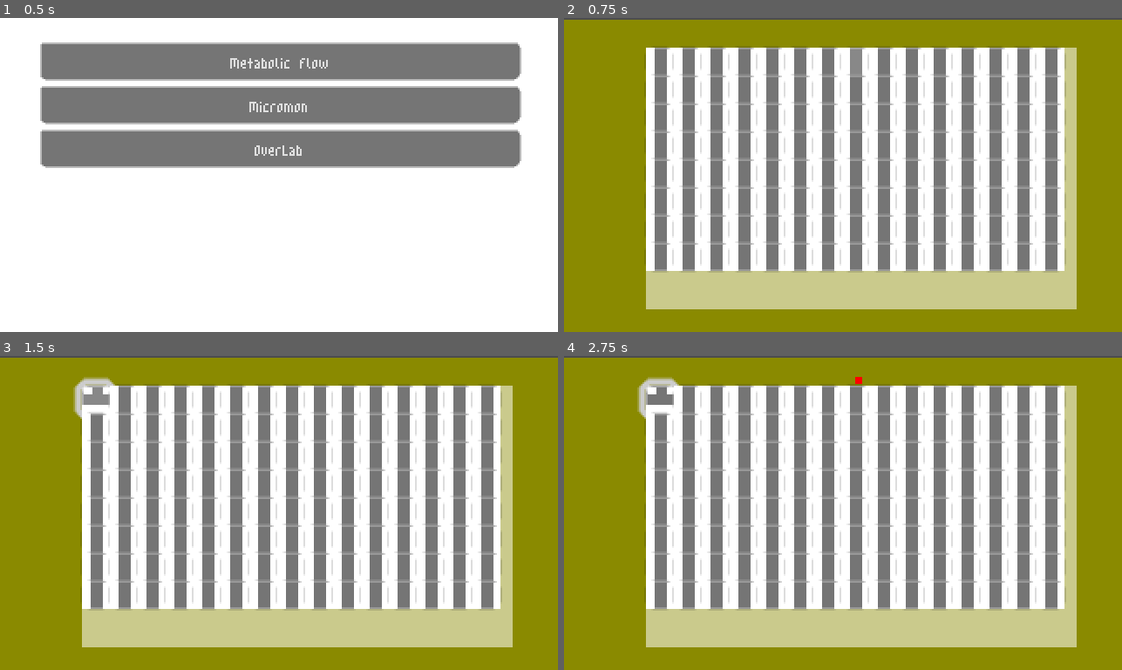
Above: before the commit, frames 1-4 (two rows, left to right).
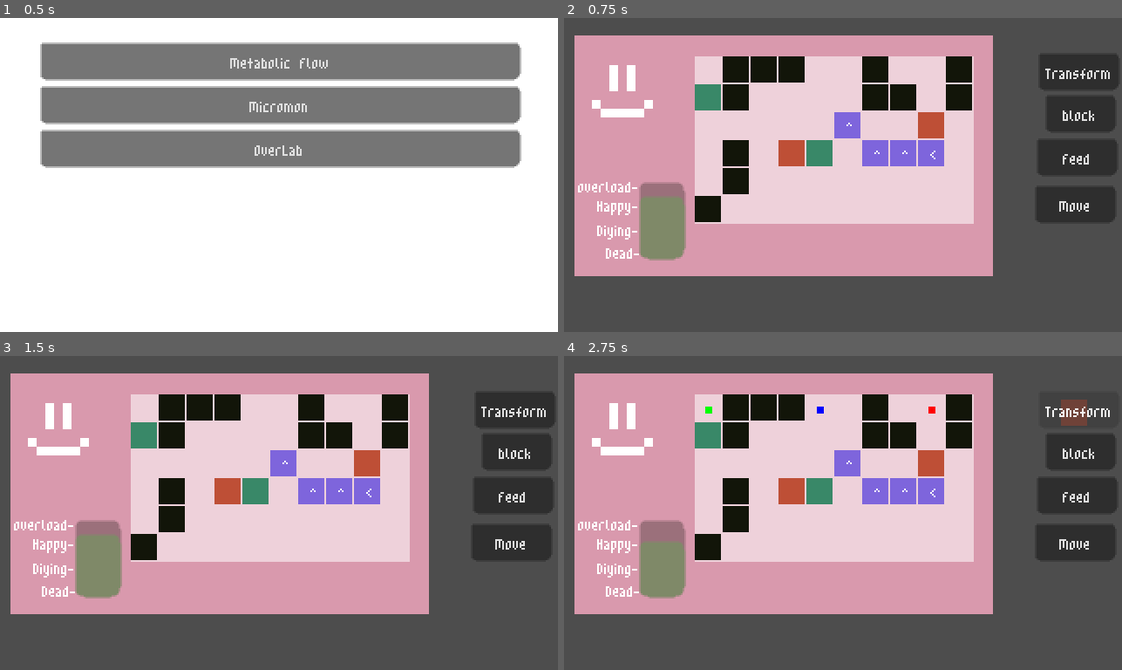
Above: after the commit, the same moments.

Repository: icvara/GERF_videogame
Game: Godot game, scene res://start_menu.tscn
The game is run twice, just before and just after one commit, with the same random seed, the same clock (stepped at 60 frames per second) and the same inputs.
Inputs (mouse positions are in pixels of both pictures, inside the frame that each line leads up to):
- Up to frame 1 (0.5 s): no input
- Up to frame 2 (0.75 s): click "Metabolic Flow" at 0.5 s
- Up to frame 3 (1.5 s): click (94, 399) at 1.27 s
- Up to frame 4 (2.75 s): click (1077, 409) at 2 s, where only the run after the commit has a clickable "Transform"

Frame 1 is identical in both runs. In frame 2, 98% of the frame differs, in the area x 0-100%, y 0-100%; in frame 3, 98%; in frame 4, 98%.

Commit message:
improve metaboflow

Diff:
--- /dev/null
+++ b/MetFlow/Transform_flowtile.gd
@@ -0,0 +1,18 @@
+extends FlowTile
+
+
+func doaction(body):
+	if body.get_node("ColorRect").color == Color(1,0,0):
+		body.get_node("ColorRect").color = Color(0,1,0)
+		#print("transform")
+
+
+func _on_area_2d_body_entered(body: Node2D) -> void:
+	if body.is_in_group("food"):
+		doaction(body)
+	pass
+	#doaction(body)
+
+
+func _on_area_2d_body_exited(body: Node2D) -> void:
+	pass
--- /dev/null
+++ b/MetFlow/block_flow_tile.tscn
@@ -0,0 +1,32 @@
+[gd_scene load_steps=4 format=3 uid="uid://p3gccj4dcn28"]
+
+[ext_resource type="Script" uid="uid://ik7f55t3ujjb" path="res://MetFlow/block_flowtile.gd" id="1_5rf54"]
+
+[sub_resource type="RectangleShape2D" id="RectangleShape2D_tibqa"]
+size = Vector2(16, 16)
+
+[sub_resource type="RectangleShape2D" id="RectangleShape2D_ciur1"]
+size = Vector2(16, 16)
+
+[node name="block_FlowTile" type="Node2D"]
+script = ExtResource("1_5rf54")
+
+[node name="ColorRect" type="ColorRect" parent="."]
+offset_right = 15.0
+offset_bottom = 15.0
+color = Color(0.0714475, 0.083246, 0.0365092, 1)
+
+[node name="Area2D" type="Area2D" parent="."]
+
+[node name="CollisionShape2D" type="CollisionShape2D" parent="Area2D"]
+position = Vector2(8, 8)
+shape = SubResource("RectangleShape2D_tibqa")
+
+[node name="StaticBody2D" type="StaticBody2D" parent="."]
+
+[node name="CollisionShape2D" type="CollisionShape2D" parent="StaticBody2D"]
+position = Vector2(8, 8)
+shape = SubResource("RectangleShape2D_ciur1")
+
+[connection signal="body_entered" from="Area2D" to="." method="_on_area_2d_body_entered"]
+[connection signal="body_exited" from="Area2D" to="." method="_on_area_2d_body_exited"]
--- /dev/null
+++ b/MetFlow/block_flowtile.gd
@@ -0,0 +1,16 @@
+extends FlowTile
+
+
+
+func doaction(body):
+	pass
+
+
+
+func _on_area_2d_body_entered(body: Node2D) -> void:
+	pass
+	#doaction(body)
+
+
+func _on_area_2d_body_exited(body: Node2D) -> void:
+	pass
--- /dev/null
+++ b/MetFlow/feed_flow_tile.tscn
@@ -0,0 +1,34 @@
+[gd_scene load_steps=4 format=3 uid="uid://5bw6fpqi2m8u"]
+
+[ext_resource type="Script" uid="uid://gw42qhvc86sw" path="res://MetFlow/feed_flowtile.gd" id="1_1dt8b"]
+
+[sub_resource type="RectangleShape2D" id="RectangleShape2D_tibqa"]
+size = Vector2(16, 16)
+
+[sub_resource type="RectangleShape2D" id="RectangleShape2D_ciur1"]
+size = Vector2(16, 16)
+
+[node name="feed_FlowTile" type="Node2D"]
+script = ExtResource("1_1dt8b")
+
+[node name="ColorRect" type="ColorRect" parent="."]
+offset_right = 15.0
+offset_bottom = 15.0
+color = Color(0.224563, 0.53402, 0.408523, 1)
+
+[node name="Area2D" type="Area2D" parent="."]
+
+[node name="CollisionShape2D" type="CollisionShape2D" parent="Area2D"]
+position = Vector2(8, 8)
+shape = SubResource("RectangleShape2D_tibqa")
+
+[node name="StaticBody2D" type="StaticBody2D" parent="."]
+collision_layer = 0
+collision_mask = 0
+
+[node name="CollisionShape2D" type="CollisionShape2D" parent="StaticBody2D"]
+position = Vector2(8, 8)
+shape = SubResource("RectangleShape2D_ciur1")
+
+[connection signal="body_entered" from="Area2D" to="." method="_on_area_2d_body_entered"]
+[connection signal="body_exited" from="Area2D" to="." method="_on_area_2d_body_exited"]
--- /dev/null
+++ b/MetFlow/feed_flowtile.gd
@@ -0,0 +1,22 @@
+extends FlowTile
+
+
+
+
+func doaction(body):
+	if body.get_node("ColorRect").color == Color(0,1,0):
+		get_parent().get_parent().get_node("HealthBar").value += 5
+		body.get_node("ColorRect").color = Color(0,0,0)
+		#print("miam")
+
+
+
+func _on_area_2d_body_entered(body: Node2D) -> void:
+	if body.is_in_group("food"):
+		doaction(body)
+	pass
+	#doaction(body)
+
+
+func _on_area_2d_body_exited(body: Node2D) -> void:
+	pass
--- a/MetFlow/flowtile.gd
+++ b/MetFlow/flowtile.gd
@@ -2,32 +2,67 @@
 class_name FlowTile
 
 var col = Color(1,0,0)
+var size = Vector2(16,16)
 
-enum ShapeType {Line, T, Split}
+
+var isDragged = false
+
+
+
+'enum ShapeType {Line, T, Split}
 var number_of_shape = 3
 var ismoving = false
 var clicked = false
-var current_shape = ShapeType.Line
+var current_shape = ShapeType.Line'
 
 # Called when the node enters the scene tree for the first time.
 func _ready():
-	shape_activation(true)
+	pass
+	#$ColorRect.color = Color(randf_range(0,1),0,0)
+	grid_snatch()
+
+	#shape_activation(true)
 
 
 
 # Called every frame. 'delta' is the elapsed time since the previous frame.
 func _process(delta):
-	if ismoving:
-		position =  get_global_mouse_position() # - get_parent().get_parent().position
+	if isDragged:
+		position =  get_global_mouse_position() - get_parent().position - size
+
+
+
+func _input(event):
+	if !isDragged:
+		if event is InputEventMouseButton and event.button_index == MOUSE_BUTTON_LEFT:
+			if event.pressed:
+
+				if Rect2($Area2D.global_position, size).has_point(event.position):
+					isDragged = true
+					$ColorRect.color[3] = .8
+
+	else:
+		if event is InputEventMouseButton and event.button_index == MOUSE_BUTTON_LEFT:
+			if event.pressed:
+				isDragged = false
+				grid_snatch()
+				$ColorRect.color[3] = 1
+
+	if event is InputEventMouseButton and event.button_index == MOUSE_BUTTON_RIGHT:
+			if event.pressed:
+				if Rect2($Area2D.global_position, size).has_point(event.position):
+
+					do_mouse_action()
+
+
+func grid_snatch():
+	var center = position+size/2
+	position = Vector2(int(center.x/size.x),int(center.y/size.y)) * size
 
 
 
 
-
-
-
-
-func get_current_shape():
+'func get_current_shape():
 	var shape = $Shape.get_node(str(current_shape))
 	return shape
 
@@ -56,4 +91,13 @@
 
 		if event is InputEventMouseButton and event.button_index == MOUSE_BUTTON_RIGHT:
 			if event.pressed:
-				get_current_shape().rotation += deg_to_rad(90)
+				get_current_shape().rotation += deg_to_rad(90)'
+
+
+
+func doaction(body):
+	print("need to define")
+
+
+func do_mouse_action():
+	print("here")
--- a/MetFlow/fluid.tscn
+++ b/MetFlow/fluid.tscn
@@ -3,7 +3,11 @@
 [sub_resource type="CircleShape2D" id="CircleShape2D_d4gg5"]
 radius = 2.0
 
-[node name="Fluid" type="RigidBody2D"]
+[node name="Fluid" type="RigidBody2D" groups=["food"]]
+mass = 0.1
+gravity_scale = 0.1
+lock_rotation = true
+linear_damp = 0.3
 
 [node name="ColorRect" type="ColorRect" parent="."]
 offset_right = 4.0
@@ -11,5 +15,5 @@
 color = Color(0, 0, 1, 1)
 
 [node name="CollisionShape2D" type="CollisionShape2D" parent="."]
-position = Vector2(4, 4)
+position = Vector2(2, 2)
 shape = SubResource("CircleShape2D_d4gg5")
--- a/MetFlow/main_metflow.gd
+++ b/MetFlow/main_metflow.gd
@@ -1,48 +1,131 @@
 extends Node2D
 
-@export var newtile: PackedScene
+@export var transform_tile: PackedScene
+@export var feed_tile: PackedScene
+@export var block_tile: PackedScene
+@export var move_tile: PackedScene
+
 @export var newfluid: PackedScene
 
-var cell_flow_size = Vector2(240,124)#$Yeast/flowarea.
+var cell_flow_size = Vector2(160,96)#$Yeast/flowarea.
+var flow_tile_size = Vector2(16,16) #need to match the value in tile scene + script
+
+var flowgrid = [[]] # 2D matrix
 
 # Called when the node enters the scene tree for the first time.
 func _ready():
-	fill_the_cell()
+	init_grid()
+	#fill_the_cell()
 
 
 # Called every frame. 'delta' is the elapsed time since the previous frame.
 func _process(delta):
-	pass
+	change_cell_face()
+
+
+func init_grid():
+	var grid_width = cell_flow_size.x / flow_tile_size.x
+	var grid_height = cell_flow_size.y / flow_tile_size.y
+	for i in grid_width:
+		flowgrid.append([])
+		for j in grid_height:
+			flowgrid[i].append(0)
+			#spawn_tile(Vector2(i,j),0)
+
+
+'func fill_the_cell():
+	var n_tile = cell_flow_size/16/2
+	for i in n_tile.x:
+		for j in n_tile.y:
+			var nt = newtile.instantiate()
+			nt.position = Vector2(i*16*2,j*16*2)
+			#if randi_range(0, 1) == 1:
+				#nt.get_node("StaticBody2D").rotation= deg_to_rad(180)
+			$Yeast/flowarea.add_child(nt)'
+
+func spawn_food(pos, col):
 
 
 
+	var nf = newfluid.instantiate()
+	nf.global_position = pos - $Yeast.position - $Yeast/flowarea.position - Vector2(2,2)
+	nf.get_node("ColorRect").color = col
+	$Yeast/flowarea.add_child(nf)
 
-
-func fill_the_cell():
-	var n_tile = cell_flow_size/8/2
-	for i in n_tile.x:
-		for j in n_tile.y:
-			var nt = newtile.instantiate()
-			nt.position = Vector2(i*8*2,j*8*2)
-			#if randi_range(0, 1) == 1:
-				#nt.get_node("StaticBody2D").rotation= deg_to_rad(180)
-			$Yeast/flowarea.add_child(nt)
-
+func spawn_tile(pos,type):
+	var nt
+	if type == 0:
+		nt = transform_tile.instantiate()
+	if type == 1:
+		nt = feed_tile.instantiate()
+	if type == 2:
+		nt = block_tile.instantiate()
+	if type == 3:
+		nt = move_tile.instantiate()
+	if nt:
+		nt.position = pos * flow_tile_size
+		nt.isDragged = true
+		$Yeast/flowarea.add_child(nt)
 
 func _on_timer_timeout():
+
 	var nf = newfluid.instantiate()
-	nf.position = Vector2(150,-50)
-
+	nf.position = Vector2(5*16-10,-50)
 	$Yeast/flowarea.add_child(nf)
 
 	nf = newfluid.instantiate()
-	nf.position = Vector2(120,-50)
+	nf.position = Vector2(160-10-16,-50)
 	nf.get_node("ColorRect").color = Color(1,0,0)
 	$Yeast/flowarea.add_child(nf)
 
-#func _input(event):
+
+	nf = newfluid.instantiate()
+	nf.position = Vector2(6,-50)
+	nf.get_node("ColorRect").color = Color(0,1,0)
+	$Yeast/flowarea.add_child(nf)
+
+	$Yeast/HealthBar.value = clamp($Yeast/HealthBar.value - 5 ,0,100)
+
+func change_cell_face():
+	if $Yeast/HealthBar.value >= 100:
+		$Yeast/yeastFace.text = ": 0"
+	elif $Yeast/HealthBar.value >= 50 and $Yeast/HealthBar.value  < 100:
+		$Yeast/yeastFace.text = "=)"
+	elif $Yeast/HealthBar.value < 50 and $Yeast/HealthBar.value > 0:
+		$Yeast/yeastFace.text = "=("
+	elif $Yeast/HealthBar.value <= 0:
+		$Yeast/yeastFace.text = "X ("
+
+func _input(event):
+		if event is InputEventMouseButton and event.button_index == MOUSE_BUTTON_LEFT:
+			if event.pressed:
+				pass
+				#$Yeast/HealthBar.value -= 20
+				#spawn_food(event.position, Color(0,1,0))
+
+
+		if event is InputEventMouseButton and event.button_index == MOUSE_BUTTON_RIGHT:
+			if event.pressed:
+				#$Yeast/HealthBar.value -= 20
+				pass
+
+
 	 ## Mouse in viewport coordinates
 	#if event is InputEventMouseButton:
 		#print("Mouse Click/Unclick at: ", event.position)
 	#elif event is InputEventMouseMotion:
 		#print("Mouse Motion at: ", event.position)
+
+
+func _on__pressed() -> void:
+	spawn_tile(Vector2(11,0),0)
+
+func _on_1_pressed() -> void:
+	spawn_tile(Vector2(11,3),1)
+
+func _on_2_pressed() -> void:
+	spawn_tile(Vector2(11,1),2)
+
+
+func _on_4_pressed() -> void:
+	spawn_tile(Vector2(11,4),3)
--- a/MetFlow/main_metflow.tscn
+++ b/MetFlow/main_metflow.tscn
@@ -1,37 +1,215 @@
-[gd_scene load_steps=5 format=3 uid="uid://rcp0n6kg1610"]
+[gd_scene load_steps=8 format=3 uid="uid://rcp0n6kg1610"]
 
 [ext_resource type="Script" uid="uid://0tamjolx6kqq" path="res://MetFlow/main_metflow.gd" id="1_fqjca"]
-[ext_resource type="PackedScene" uid="uid://rxm1sdbnigii" path="res://MetFlow/flow_tile_T.tscn" id="2_4xt6e"]
 [ext_resource type="PackedScene" uid="uid://x4xdfye0hc4s" path="res://MetFlow/fluid.tscn" id="3_cyd7a"]
+[ext_resource type="PackedScene" uid="uid://5bw6fpqi2m8u" path="res://MetFlow/feed_flow_tile.tscn" id="3_tpab7"]
 [ext_resource type="PackedScene" uid="uid://ccwr8m4wr2mn" path="res://pause_menu.tscn" id="4_7sfbf"]
+[ext_resource type="PackedScene" uid="uid://p3gccj4dcn28" path="res://MetFlow/block_flow_tile.tscn" id="4_pqp5e"]
+[ext_resource type="PackedScene" uid="uid://c4tm1468skyos" path="res://MetFlow/transform_flow_tile.tscn" id="4_tpab7"]
+[ext_resource type="PackedScene" uid="uid://401sbydwek7h" path="res://MetFlow/move_flow_tile.tscn" id="5_0v24g"]
 
 [node name="MainMetflow" type="Node2D"]
 script = ExtResource("1_fqjca")
-newtile = ExtResource("2_4xt6e")
+transform_tile = ExtResource("4_tpab7")
+feed_tile = ExtResource("3_tpab7")
+block_tile = ExtResource("4_pqp5e")
+move_tile = ExtResource("5_0v24g")
 newfluid = ExtResource("3_cyd7a")
 
 [node name="Yeast" type="ColorRect" parent="."]
-offset_top = 1.0
-offset_right = 322.0
-offset_bottom = 182.0
-color = Color(0.541176, 0.541176, 0, 1)
+offset_left = 6.0
+offset_top = 10.0
+offset_right = 246.0
+offset_bottom = 148.0
+color = Color(0.852482, 0.600997, 0.678682, 1)
 
 [node name="flowarea" type="ColorRect" parent="Yeast"]
-layout_mode = 0
-offset_left = 47.0
-offset_top = 16.0
-offset_right = 294.0
-offset_bottom = 166.0
+layout_mode = 1
+anchors_preset = -1
+anchor_left = 0.287
+anchor_top = 0.087
+anchor_right = 0.287
+anchor_bottom = 0.087
+offset_left = 0.120003
+offset_top = -0.00600052
+offset_right = 160.12
+offset_bottom = 95.994
 color = Color(1, 1, 1, 0.54902)
+
+[node name="move_FlowTile" parent="Yeast/flowarea" instance=ExtResource("5_0v24g")]
+position = Vector2(125, 50)
+dir_index = 2
+
+[node name="move_FlowTile2" parent="Yeast/flowarea" instance=ExtResource("5_0v24g")]
+position = Vector2(108, 51)
+dir_index = 3
+
+[node name="move_FlowTile3" parent="Yeast/flowarea" instance=ExtResource("5_0v24g")]
+position = Vector2(90, 50)
+dir_index = 3
+
+[node name="move_FlowTile4" parent="Yeast/flowarea" instance=ExtResource("5_0v24g")]
+position = Vector2(79, 39)
+dir_index = 3
+
+[node name="feed_FlowTile" parent="Yeast/flowarea" instance=ExtResource("3_tpab7")]
+position = Vector2(-1, 21)
+
+[node name="feed_FlowTile2" parent="Yeast/flowarea" instance=ExtResource("3_tpab7")]
+position = Vector2(61, 43)
+
+[node name="block_FlowTile" parent="Yeast/flowarea" instance=ExtResource("4_pqp5e")]
+position = Vector2(18, 0)
+
+[node name="block_FlowTile8" parent="Yeast/flowarea" instance=ExtResource("4_pqp5e")]
+position = Vector2(18, 19)
+
+[node name="block_FlowTile9" parent="Yeast/flowarea" instance=ExtResource("4_pqp5e")]
+position = Vector2(21, 41)
+
+[node name="block_FlowTile11" parent="Yeast/flowarea" instance=ExtResource("4_pqp5e")]
+position = Vector2(21, 62)
+
+[node name="block_FlowTile10" parent="Yeast/flowarea" instance=ExtResource("4_pqp5e")]
+position = Vector2(1, 79)
+
+[node name="block_FlowTile2" parent="Yeast/flowarea" instance=ExtResource("4_pqp5e")]
+position = Vector2(32, 0)
+
+[node name="block_FlowTile3" parent="Yeast/flowarea" instance=ExtResource("4_pqp5e")]
+position = Vector2(53, 1)
+
+[node name="block_FlowTile4" parent="Yeast/flowarea" instance=ExtResource("4_pqp5e")]
+position = Vector2(90, 1)
+
+[node name="block_FlowTile5" parent="Yeast/flowarea" instance=ExtResource("4_pqp5e")]
+position = Vector2(91, 18)
+
+[node name="block_FlowTile6" parent="Yeast/flowarea" instance=ExtResource("4_pqp5e")]
+position = Vector2(109, 18)
+
+[node name="block_FlowTile7" parent="Yeast/flowarea" instance=ExtResource("4_pqp5e")]
+position = Vector2(143, 18)
+
+[node name="block_FlowTile12" parent="Yeast/flowarea" instance=ExtResource("4_pqp5e")]
+position = Vector2(143, 0)
+
+[node name="Transform_FlowTile2" parent="Yeast/flowarea" instance=ExtResource("4_tpab7")]
+position = Vector2(43, 42)
+
+[node name="Transform_FlowTile" parent="Yeast/flowarea" instance=ExtResource("4_tpab7")]
+position = Vector2(125, 33)
+
+[node name="yeastFace" type="Label" parent="Yeast"]
+layout_mode = 0
+offset_left = 69.0
+offset_top = 17.0
+offset_right = 109.0
+offset_bottom = 81.0
+rotation = 1.5708
+theme_override_font_sizes/font_size = 80
+text = "=)"
+
+[node name="Label" type="Label" parent="Yeast"]
+layout_mode = 0
+offset_left = 13.0
+offset_top = 90.0
+offset_right = 53.0
+offset_bottom = 103.0
+text = "Happy-"
+
+[node name="Label" type="Label" parent="Yeast/Label"]
+layout_mode = 0
+offset_left = -11.0
+offset_top = -11.0
+offset_right = 29.0
+offset_bottom = 2.0
+text = "overload-"
+
+[node name="Label3" type="Label" parent="Yeast"]
+layout_mode = 0
+offset_left = 18.0
+offset_top = 117.0
+offset_right = 58.0
+offset_bottom = 130.0
+text = "Dead-"
+
+[node name="Label2" type="Label" parent="Yeast"]
+layout_mode = 0
+offset_left = 13.0
+offset_top = 104.0
+offset_right = 53.0
+offset_bottom = 117.0
+text = "Diying-"
+
+[node name="HealthBar" type="ProgressBar" parent="Yeast"]
+modulate = Color(0.337083, 0.68238, 0.295438, 1)
+layout_mode = 0
+offset_left = 37.0
+offset_top = 84.0
+offset_right = 63.0
+offset_bottom = 128.0
+step = 1.0
+value = 80.0
+fill_mode = 3
+show_percentage = false
 
 [node name="Timer" type="Timer" parent="."]
 autostart = true
 
 [node name="Pause_menu" parent="." instance=ExtResource("4_7sfbf")]
 visible = false
-offset_left = 594.0
-offset_top = 317.0
-offset_right = 594.0
-offset_bottom = 317.0
+offset_left = 168.0
+offset_top = 87.0
+offset_right = 168.0
+offset_bottom = 87.0
+
+[node name="Control" type="Control" parent="."]
+layout_mode = 3
+anchors_preset = 0
+offset_left = 257.0
+offset_top = 9.0
+offset_right = 297.0
+offset_bottom = 49.0
+
+[node name="0" type="Button" parent="Control"]
+layout_mode = 0
+offset_left = 15.0
+offset_top = 11.0
+offset_right = 61.0
+offset_bottom = 32.0
+focus_mode = 0
+text = "Transform"
+
+[node name="1" type="Button" parent="Control"]
+layout_mode = 0
+offset_left = 14.0
+offset_top = 60.0
+offset_right = 60.0
+offset_bottom = 81.0
+focus_mode = 0
+text = "Feed"
+
+[node name="3" type="Button" parent="Control"]
+layout_mode = 0
+offset_left = 13.0
+offset_top = 87.0
+offset_right = 59.0
+offset_bottom = 108.0
+focus_mode = 0
+text = "Move"
+
+[node name="2" type="Button" parent="Control"]
+layout_mode = 0
+offset_left = 19.0
+offset_top = 35.0
+offset_right = 59.0
+offset_bottom = 56.0
+focus_mode = 0
+text = "block"
 
 [connection signal="timeout" from="Timer" to="." method="_on_timer_timeout"]
+[connection signal="pressed" from="Control/0" to="." method="_on__pressed"]
+[connection signal="pressed" from="Control/1" to="." method="_on_1_pressed"]
+[connection signal="pressed" from="Control/3" to="." method="_on_4_pressed"]
+[connection signal="pressed" from="Control/2" to="." method="_on_2_pressed"]
--- /dev/null
+++ b/MetFlow/move_flow_tile.tscn
@@ -0,0 +1,52 @@
+[gd_scene load_steps=4 format=3 uid="uid://401sbydwek7h"]
+
+[ext_resource type="Script" uid="uid://bvm2qbuwx2xqo" path="res://MetFlow/move_flowtile.gd" id="1_cxd22"]
+
+[sub_resource type="RectangleShape2D" id="RectangleShape2D_tibqa"]
+size = Vector2(16, 16)
+
+[sub_resource type="RectangleShape2D" id="RectangleShape2D_ciur1"]
+size = Vector2(7, 7)
+
+[node name="move_FlowTile" type="Node2D"]
+script = ExtResource("1_cxd22")
+
+[node name="ColorRect" type="ColorRect" parent="."]
+offset_right = 15.0
+offset_bottom = 15.0
+color = Color(0.494592, 0.39457, 0.862731, 1)
+metadata/_edit_use_anchors_ = true
+
+[node name="Area2D" type="Area2D" parent="."]
+
+[node name="CollisionShape2D" type="CollisionShape2D" parent="Area2D"]
+position = Vector2(8, 8)
+shape = SubResource("RectangleShape2D_tibqa")
+
+[node name="StaticBody2D" type="StaticBody2D" parent="."]
+collision_layer = 0
+collision_mask = 0
+
+[node name="CollisionShape2D" type="CollisionShape2D" parent="StaticBody2D"]
+position = Vector2(7.5, 8.5)
+shape = SubResource("RectangleShape2D_ciur1")
+
+[node name="Label" type="Label" parent="."]
+anchors_preset = 6
+anchor_left = 1.0
+anchor_top = 0.5
+anchor_right = 1.0
+anchor_bottom = 0.5
+offset_left = 5.0
+offset_top = -5.0
+offset_right = 13.0
+offset_bottom = 19.0
+grow_horizontal = 0
+grow_vertical = 2
+text = ">"
+horizontal_alignment = 1
+vertical_alignment = 1
+metadata/_edit_use_anchors_ = true
+
+[connection signal="body_entered" from="Area2D" to="." method="_on_area_2d_body_entered"]
+[connection signal="body_exited" from="Area2D" to="." method="_on_area_2d_body_exited"]
--- /dev/null
+++ b/MetFlow/move_flowtile.gd
@@ -0,0 +1,37 @@
+extends FlowTile
+
+
+var direction = Vector2(1,0)
+var dir_array = [Vector2(1,0),Vector2(0,1),Vector2(-1,0),Vector2(0,-1)]
+var arrow_array = [">","|","<","^"]
+@export var dir_index = 0
+
+var force = 10
+
+func doaction(body):
+	body.apply_impulse(force*direction)
+
+func _ready():
+	pass
+	#$ColorRect.color = Color(randf_range(0,1),0,0)
+	grid_snatch()
+	direction = dir_array[dir_index]
+	$Label.text = arrow_array[dir_index]
+
+func do_mouse_action():
+	dir_index += 1
+	if dir_index > 3:
+		dir_index = 0
+	direction = dir_array[dir_index]
+	$Label.text = arrow_array[dir_index]
+
+
+func _on_area_2d_body_entered(body: Node2D) -> void:
+	if body.is_in_group("food"):
+		doaction(body)
+	pass
+	#doaction(body)
+
+
+func _on_area_2d_body_exited(body: Node2D) -> void:
+	pass
--- /dev/null
+++ b/MetFlow/transform_flow_tile.tscn
@@ -0,0 +1,34 @@
+[gd_scene load_steps=4 format=3 uid="uid://c4tm1468skyos"]
+
+[ext_resource type="Script" uid="uid://dso0atijs6kvs" path="res://MetFlow/Transform_flowtile.gd" id="1_tibqa"]
+
+[sub_resource type="RectangleShape2D" id="RectangleShape2D_tibqa"]
+size = Vector2(16, 16)
+
+[sub_resource type="RectangleShape2D" id="RectangleShape2D_ciur1"]
+size = Vector2(16, 16)
+
+[node name="Transform_FlowTile" type="Node2D"]
+script = ExtResource("1_tibqa")
+
+[node name="ColorRect" type="ColorRect" parent="."]
+offset_right = 15.0
+offset_bottom = 15.0
+color = Color(0.746347, 0.310106, 0.211733, 1)
+
+[node name="Area2D" type="Area2D" parent="."]
+
+[node name="CollisionShape2D" type="CollisionShape2D" parent="Area2D"]
+position = Vector2(8, 8)
+shape = SubResource("RectangleShape2D_tibqa")
+
+[node name="StaticBody2D" type="StaticBody2D" parent="."]
+collision_layer = 0
+collision_mask = 0
+
+[node name="CollisionShape2D" type="CollisionShape2D" parent="StaticBody2D"]
+position = Vector2(8, 8)
+shape = SubResource("RectangleShape2D_ciur1")
+
+[connection signal="body_entered" from="Area2D" to="." method="_on_area_2d_body_entered"]
+[connection signal="body_exited" from="Area2D" to="." method="_on_area_2d_body_exited"]
Not shown, added: MetFlow/Transform_flowtile.gd.uid
Not shown, added: MetFlow/block_flowtile.gd.uid
Not shown, added: MetFlow/feed_flowtile.gd.uid
Not shown, added: MetFlow/move_flowtile.gd.uid
